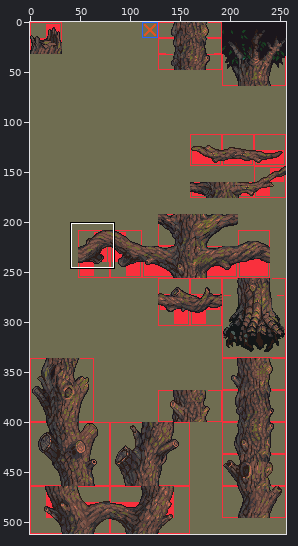
Sprite sheet -- images/tiles/forest.png. Above, an overview of the earlier version with the close-up marked.
Close-up. As it was:
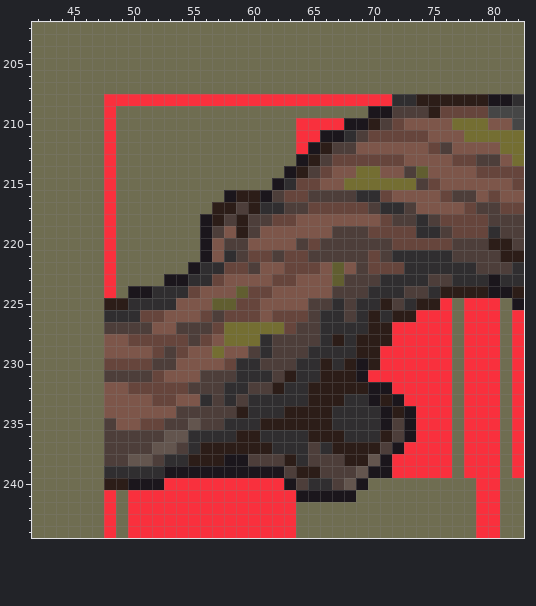
The file is 256x512 pixels. Colours within 5 levels of each other are drawn and written as one. Shown: x 42..82, y 202..244. The commit also changed other parts of the picture, which this record leaves out.
After:
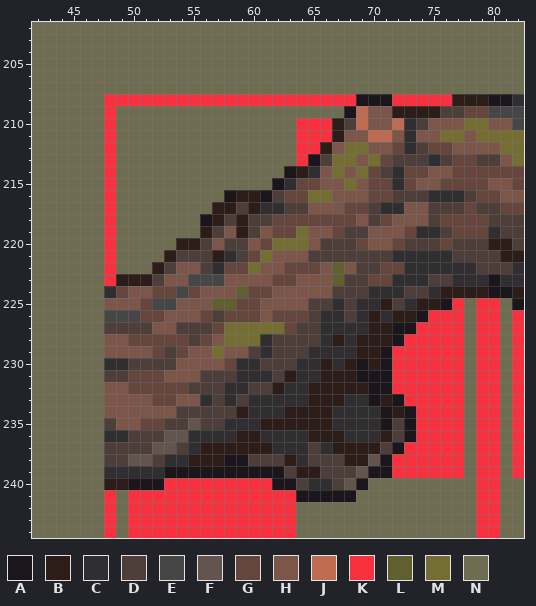
Palette (. is transparent): A #1b161c  B #2c1d18  C #302e30  D #4d3e3a  E #464646  F #63554e  G #66453c  H #7d564a  J #bf6b52  K #f9303d  L #615e30  M #746e32  N #6f6d51
Difference:
y 208: x 69..76 KKKCCBBB -> AAAKKKKK
y 209: x 68..74 NNAADDD -> AJHHBBB; x 76..77 GG -> DD
y 210: x 67..74 KAABDGHH -> BDJHHJCD; x 77 M -> H
y 211: x 66..74 AACDGGGGG -> KBHHJJHCH; x 76..78 HHM -> MMH
y 212: x 65 A -> K; x 67..69 DDH -> HMM; x 72..74 HHH -> GCD; x 76 D -> G
y 213: x 64..65 AB -> KA; x 67..70 GGGG -> MMHM; x 72..76 GHHHH -> DDDCD
y 214: x 65..67 DGH -> CHM; x 70..74 MHHDL -> GDCGG; x 77..78 HH -> GG
y 215: x 69..79 MMMMMDGHHHH -> HGGCGHHGGGG
y 216: x 65..70 DDDDCC -> MMHHHG; x 72..77 HHHHGD -> DDDCCC; x 79 H -> G
y 217: x 65..67 GGG -> HHH; x 73 D -> H; x 75..77 HHH -> DDD
y 218: x 64..68 HHHHH -> GGGGG; x 70 H -> D; x 72..74 DDC -> HHH
y 219: x 56 A -> B; x 62..64 HHH -> GGM; x 67 D -> G; x 70..72 GGG -> HHH
y 220: x 54..56 NNA -> BBD; x 61..65 HHHDG -> GMMMH; x 69..71 DDD -> GHH; x 73..75 GGG -> DDD
y 221: x 53..57 NNNAH -> BDDDB; x 61..64 GDGG -> MHHH; x 70 G -> D
y 222: x 52..56 NNNAC -> BDHHD; x 60 D -> M; x 70 G -> D
y 223: x 49..57 NNNNAACCG -> BBBDHHEEE; x 70..71 DC -> GG
y 224: x 48..54 KNAACCC -> CGHHGGE
y 225: x 48..53 BBCCCC -> HHHGEE; x 76..78 KNK -> AKN
y 226: x 48..50 CCC -> EEE; x 74 K -> A; x 77..78 NK -> KN
y 227: x 72..73 KK -> AA; x 77..78 NK -> KN
y 228: x 72 K -> A; x 77..78 NK -> KN
y 229: x 71 K -> A; x 77..78 NK -> KN
y 230: x 48..51 GGGG -> CCDD; x 71 K -> A; x 77..78 NK -> KN
y 231: x 50..51 DD -> GG; x 70..71 KK -> AA; x 77..78 NK -> KN
y 232..235: x 77..78 NK -> KN
y 236: x 48..49 DD -> CC; x 77..78 NK -> KN
y 237..239: x 77..78 NK -> KN
y 240: x 62 K -> A
